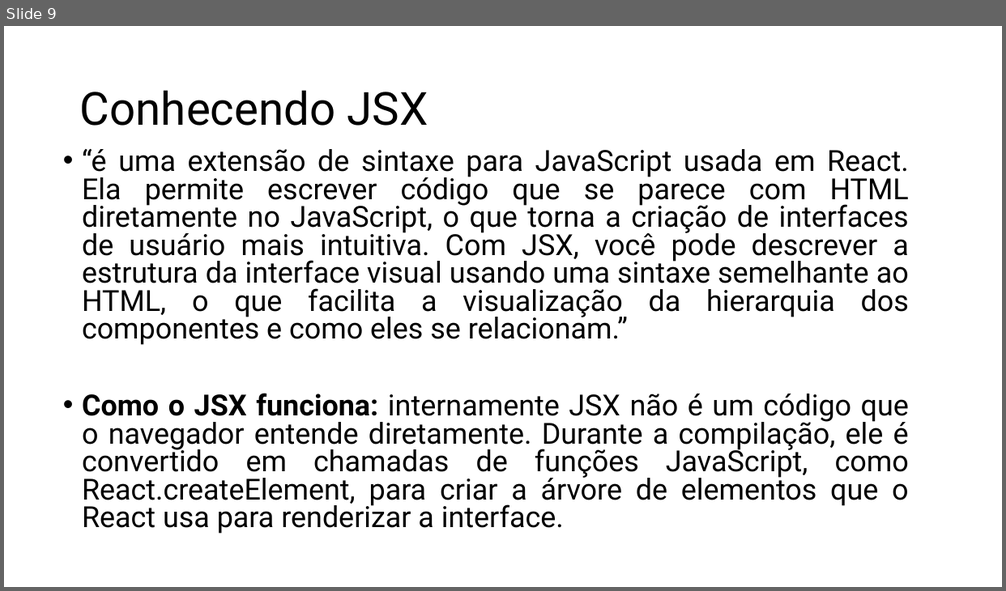
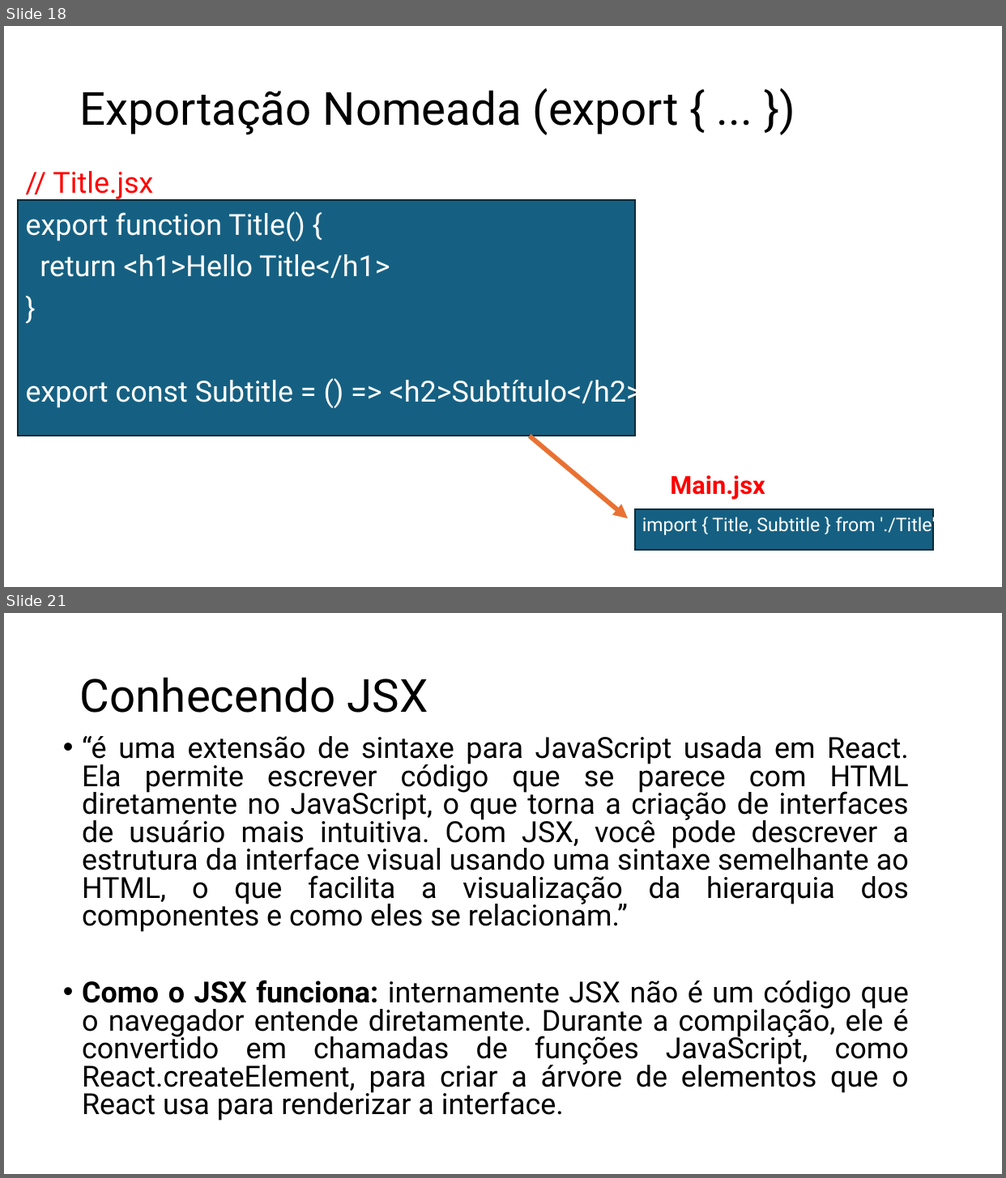
Before and after one commit to RogerSobral/h_codar_react, a slide deck: React.pptx. Shown one above the other, each under a label of ours: slide 9 before the commit, slides 18 and 21 after it; the slides between them are not shown. The pictures are 1006x591 and 1006x1178 pixels, drawn with LibreOffice and Linux fonts; fonts in the diff are those of the drawing. Boxes give left, top, right and bottom in pixels: in the first picture for what was removed or moved away, otherwise in the second. Text is boxed around its words. In the diff, an @@ line names an element or a change of style, - is before the commit and + after.

```diff
--- a/React.pptx
+++ b/React.pptx
@@ slide 18 added at [4, 26, 1002, 587], background #FFFFFF @@
@@ title added at [80, 88, 679, 135], 44 pt, text #000000 @@
+Exportação Nomeada (export { ... })
@@ text added at [26, 171, 641, 409], 28 pt, text #FFFFFF @@
+// Title.jsx
+export function Title() {
+return <h1>Hello Title</h1>
+}
+export const Subtitle = () => <h2>Subtítulo</h2>
@@ rectangle added at [19, 199, 635, 436], fill #156082, outline #092A39 1.5 pt @@
@@ arrow added from (530, 436) to (628, 518), #E97132 4.5 pt @@
@@ text added at [670, 476, 765, 500], 24 pt, text #FF0000, bold @@
+Main.jsx
@@ rectangle added at [635, 510, 934, 550], fill #156082, outline #092A39 1.5 pt @@
@@ text added at [642, 515, 935, 536], 18 pt, text #FFFFFF @@
+import { Title, Subtitle } from './Title'
@@ what was slide 9 is now slide 21 @@
```
Also in this commit, not shown: 3 slides changed, 15 other slides added, 46 other files.
